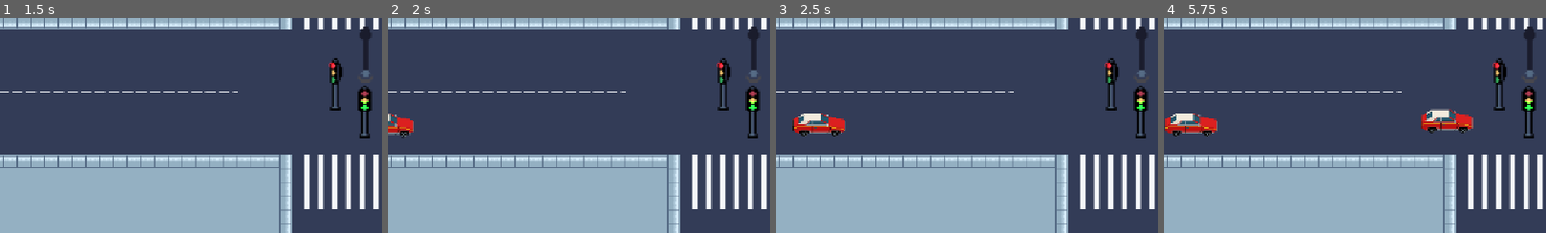
Above: before the commit, frames 1-4 (left to right).
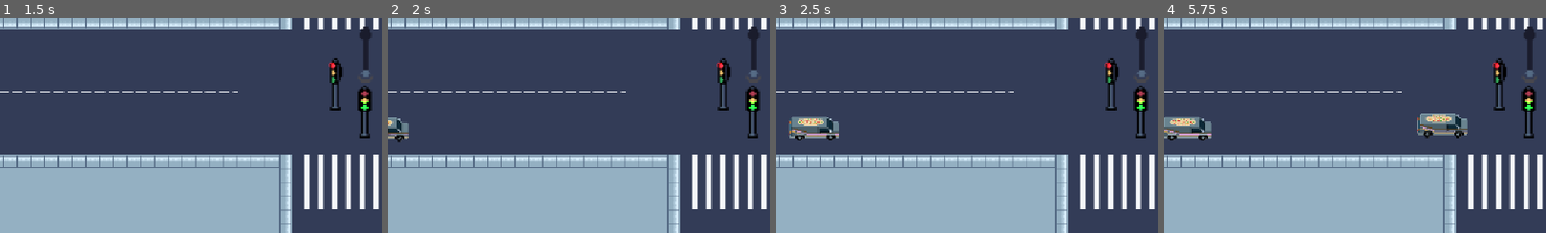
Above: after the commit, the same moments.

Repository: lafgo-fc/game-jam-repoooo
Game: Godot game, scene res://scne/test_one.tscn
The game is run twice, just before and just after one commit, with the same random seed, the same clock (stepped at 60 frames per second) and the same inputs.
Inputs:
- Up to frame 1 (1.5 s): tap Enter (ui_accept) at 0.5, 0.77, 1.25 s; hold R (traffic control right and left) from 0.53 s (still down)
- Up to frame 2 (2 s): keep holding R (traffic control right and left); tap Enter (ui_accept) at 1.52 s
- Up to frame 3 (2.5 s): keep holding R (traffic control right and left)
- Up to frame 4 (5.75 s): keep holding R (traffic control right and left); tap Enter (ui_accept) at 3.02, 3.77, 4.52 s
The pictures show only the part of the screen within x 0-50%, y 38-88%; the shares and areas given below are measured in that part.

Frame 1 is identical in both runs. In frame 2, 0.7% of the frame differs, in the area x 0-7%, y 44-58%; in frame 3, 1.5%; in frame 4, 3.0%, in the area x 0-81%, y 42-57%.

Commit message:
added multiple cars node

Diff:
--- a/scne/car.tscn
+++ b/scne/car.tscn
@@ -1,31 +1,151 @@
 [gd_scene format=3 uid="uid://bb6hayl4e4h2j"]
 
 [ext_resource type="Script" uid="uid://t8hef0i0t6bo" path="res://scne/scripts/car.gd" id="1_evd0w"]
+[ext_resource type="Texture2D" uid="uid://dl0aqa57xmn6i" path="res://assets/cars/bluecar-1.png" id="2_q6ssp"]
 [ext_resource type="Texture2D" uid="uid://ybpupcwugdkb" path="res://assets/cars/Redcar-1.png" id="2_vceqa"]
+[ext_resource type="Texture2D" uid="uid://derx8eqoo14ka" path="res://assets/cars/brown-1.png" id="3_yr6hs"]
+[ext_resource type="Texture2D" uid="uid://g7fdin0x72kw" path="res://assets/cars/pizzavan2.png" id="4_xshvc"]
+[ext_resource type="Texture2D" uid="uid://2qs444iy1dvx" path="res://assets/cars/ranger-1.png" id="5_i854k"]
+[ext_resource type="Texture2D" uid="uid://d0blp4bxvc7a2" path="res://assets/cars/sportred-1.png" id="7_307ky"]
+[ext_resource type="Texture2D" uid="uid://ewqsi5cq1f6y" path="res://assets/cars/sportryel-1.png" id="8_axwye"]
+[ext_resource type="Texture2D" uid="uid://jaulqgnk6a5d" path="res://assets/cars/van1.png" id="9_vfnst"]
+[ext_resource type="Texture2D" uid="uid://dvib7mqa7whs1" path="res://assets/cars/white-1.png" id="10_53pfn"]
+[ext_resource type="Texture2D" uid="uid://be7aowxqo6rg1" path="res://assets/cars/yellow1.png" id="11_d22jt"]
+
+[sub_resource type="AtlasTexture" id="AtlasTexture_xx3ko"]
+atlas = ExtResource("2_q6ssp")
+region = Rect2(0, 0, 64, 32)
+
+[sub_resource type="AtlasTexture" id="AtlasTexture_r4jmf"]
+atlas = ExtResource("3_yr6hs")
+region = Rect2(0, 0, 64, 32)
+
+[sub_resource type="AtlasTexture" id="AtlasTexture_gwkx8"]
+atlas = ExtResource("4_xshvc")
+region = Rect2(0, 0, 64, 32)
+
+[sub_resource type="AtlasTexture" id="AtlasTexture_54rh5"]
+atlas = ExtResource("5_i854k")
+region = Rect2(0, 0, 64, 32)
+
+[sub_resource type="AtlasTexture" id="AtlasTexture_pn1vq"]
+atlas = ExtResource("2_vceqa")
+region = Rect2(0, 0, 64, 32)
+
+[sub_resource type="AtlasTexture" id="AtlasTexture_li2l5"]
+atlas = ExtResource("7_307ky")
+region = Rect2(0, 0, 64, 32)
+
+[sub_resource type="AtlasTexture" id="AtlasTexture_1037m"]
+atlas = ExtResource("8_axwye")
+region = Rect2(0, 0, 64, 32)
+
+[sub_resource type="AtlasTexture" id="AtlasTexture_prvm8"]
+atlas = ExtResource("9_vfnst")
+region = Rect2(0, 0, 64, 32)
+
+[sub_resource type="AtlasTexture" id="AtlasTexture_k4dri"]
+atlas = ExtResource("10_53pfn")
+region = Rect2(0, 0, 64, 32)
+
+[sub_resource type="AtlasTexture" id="AtlasTexture_nvlni"]
+atlas = ExtResource("11_d22jt")
+region = Rect2(0, 0, 64, 32)
+
+[sub_resource type="SpriteFrames" id="SpriteFrames_s7wsd"]
+animations = [{
+"frames": [{
+"duration": 1.0,
+"texture": SubResource("AtlasTexture_xx3ko")
+}],
+"loop": 1,
+"name": &"blue car",
+"speed": 5.0
+}, {
+"frames": [{
+"duration": 1.0,
+"texture": SubResource("AtlasTexture_r4jmf")
+}],
+"loop": 1,
+"name": &"brown car",
+"speed": 5.0
+}, {
+"frames": [{
+"duration": 1.0,
+"texture": SubResource("AtlasTexture_gwkx8")
+}],
+"loop": 1,
+"name": &"pizza car",
+"speed": 5.0
+}, {
+"frames": [{
+"duration": 1.0,
+"texture": SubResource("AtlasTexture_54rh5")
+}],
+"loop": 1,
+"name": &"ranger car",
+"speed": 5.0
+}, {
+"frames": [{
+"duration": 1.0,
+"texture": SubResource("AtlasTexture_pn1vq")
+}],
+"loop": 1,
+"name": &"red car",
+"speed": 5.0
+}, {
+"frames": [{
+"duration": 1.0,
+"texture": SubResource("AtlasTexture_li2l5")
+}],
+"loop": 1,
+"name": &"sported car",
+"speed": 5.0
+}, {
+"frames": [{
+"duration": 1.0,
+"texture": SubResource("AtlasTexture_1037m")
+}],
+"loop": 1,
+"name": &"sportyel car",
+"speed": 5.0
+}, {
+"frames": [{
+"duration": 1.0,
+"texture": SubResource("AtlasTexture_prvm8")
+}],
+"loop": 1,
+"name": &"van car",
+"speed": 5.0
+}, {
+"frames": [{
+"duration": 1.0,
+"texture": SubResource("AtlasTexture_k4dri")
+}],
+"loop": 1,
+"name": &"white car",
+"speed": 5.0
+}, {
+"frames": [{
+"duration": 1.0,
+"texture": SubResource("AtlasTexture_nvlni")
+}],
+"loop": 1,
+"name": &"yellow car",
+"speed": 5.0
+}]
 
 [sub_resource type="RectangleShape2D" id="RectangleShape2D_s7wsd"]
 size = Vector2(70, 31)
 
-[sub_resource type="SpriteFrames" id="SpriteFrames_s7wsd"]
-animations = [{
-"frames": [],
-"loop": 1,
-"name": &"front",
-"speed": 5.0
-}]
-
 [node name="car" type="CharacterBody2D" unique_id=1626053297]
 script = ExtResource("1_evd0w")
 
-[node name="Sprite2D" type="Sprite2D" parent="." unique_id=334636195]
-position = Vector2(10, -2)
-texture = ExtResource("2_vceqa")
+[node name="AnimatedSprite2D" type="AnimatedSprite2D" parent="." unique_id=613896747]
+position = Vector2(3, 2)
+sprite_frames = SubResource("SpriteFrames_s7wsd")
+animation = &"pizza car"
 
-[node name="CollisionShape2D" type="CollisionShape2D" parent="." unique_id=1023565779]
-position = Vector2(6, -4.5)
+[node name="CollisionShape2D" type="CollisionShape2D" parent="AnimatedSprite2D" unique_id=1023565779]
+position = Vector2(-2, -1.5)
 shape = SubResource("RectangleShape2D_s7wsd")
-
-[node name="AnimatedSprite2D" type="AnimatedSprite2D" parent="." unique_id=613896747]
-position = Vector2(95, 3)
-sprite_frames = SubResource("SpriteFrames_s7wsd")
-animation = &"front"
